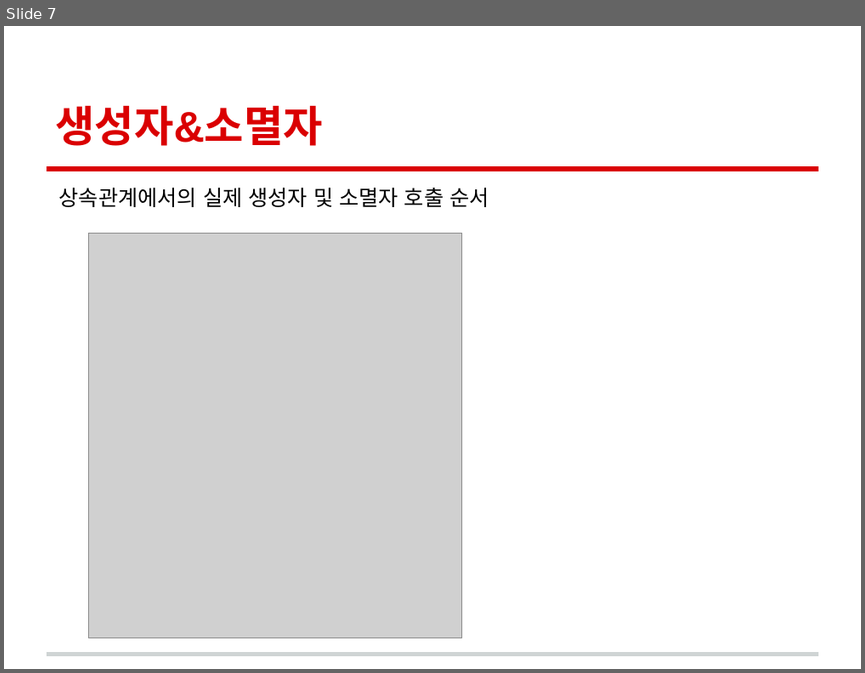
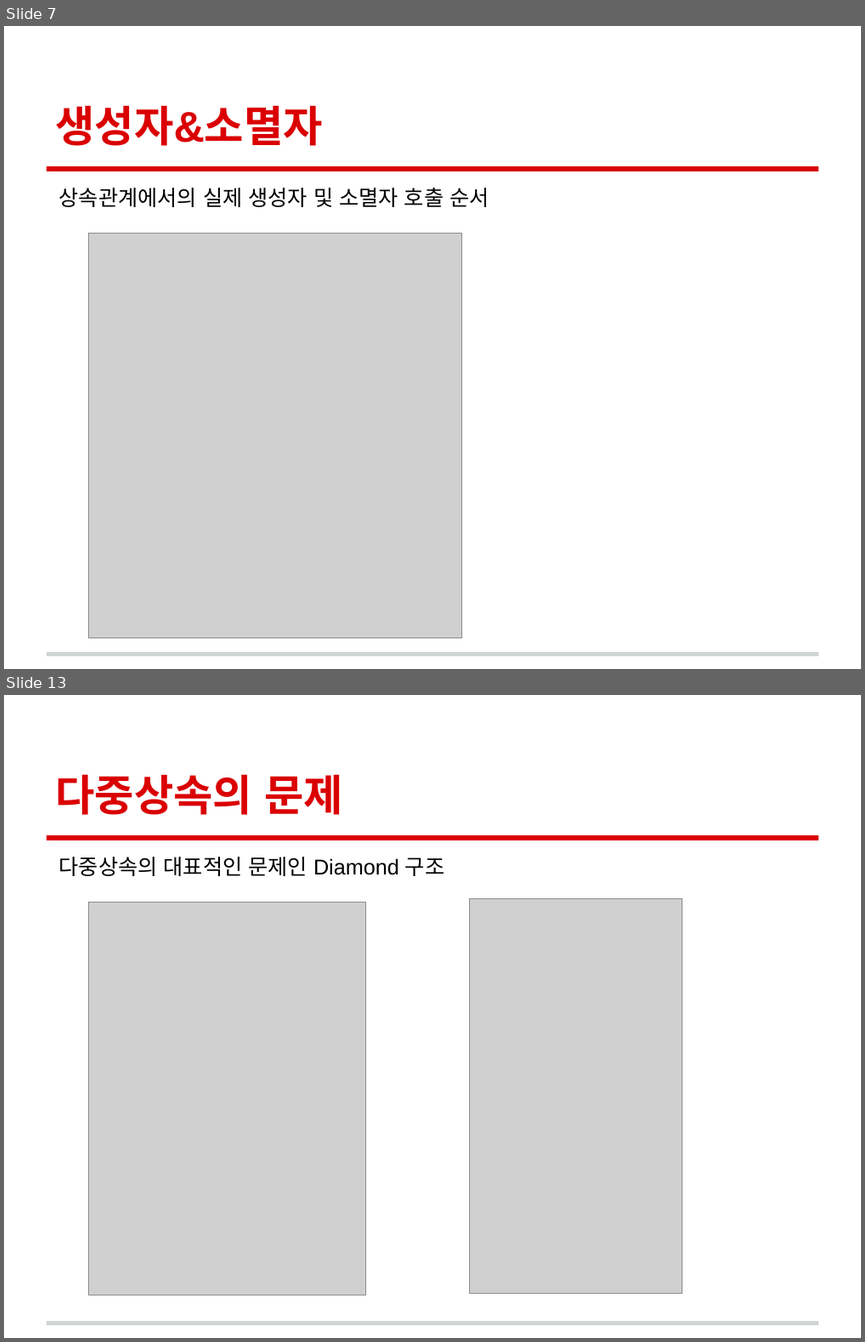
Before and after one commit to woong20123/Study, a slide deck: C++Study/06.Class/챕터6.클래스.pptx. Shown one above the other, each under a label of ours: slide 7 before the commit, slides 7 and 13 after it; the slides between them are not shown. The pictures are 865x673 and 865x1342 pixels, drawn with LibreOffice and Linux fonts; fonts in the diff are those of the drawing; grey boxes stand for pictures. Boxes give left, top, right and bottom in pixels: in the first picture for what was removed or moved away, otherwise in the second. Text is boxed around its words. In the diff, an @@ line names an element or a change of style, - is before the commit and + after.

```diff
--- a/C++Study/06.Class/챕터6.클래스.pptx
+++ b/C++Study/06.Class/챕터6.클래스.pptx
@@ slide 13 added at box(4, 695, 861, 1338), background #FFFFFF; not listed: 2 template elements that a slide beside it also shows @@
@@ title added at box(55, 774, 343, 815), 36 pt, text #DA0002, bold @@
+다중상속의 문제
@@ text added at box(59, 857, 444, 876), 18 pt, text #000000 @@
+다중상속의 대표적인 문제인 Diamond 구조
@@ picture added at box(469, 898, 681, 1293) @@
@@ picture added at box(88, 902, 365, 1294) @@
```
Also in this commit, not shown: 2 slides changed, 9 other slides added, 2 other files.
